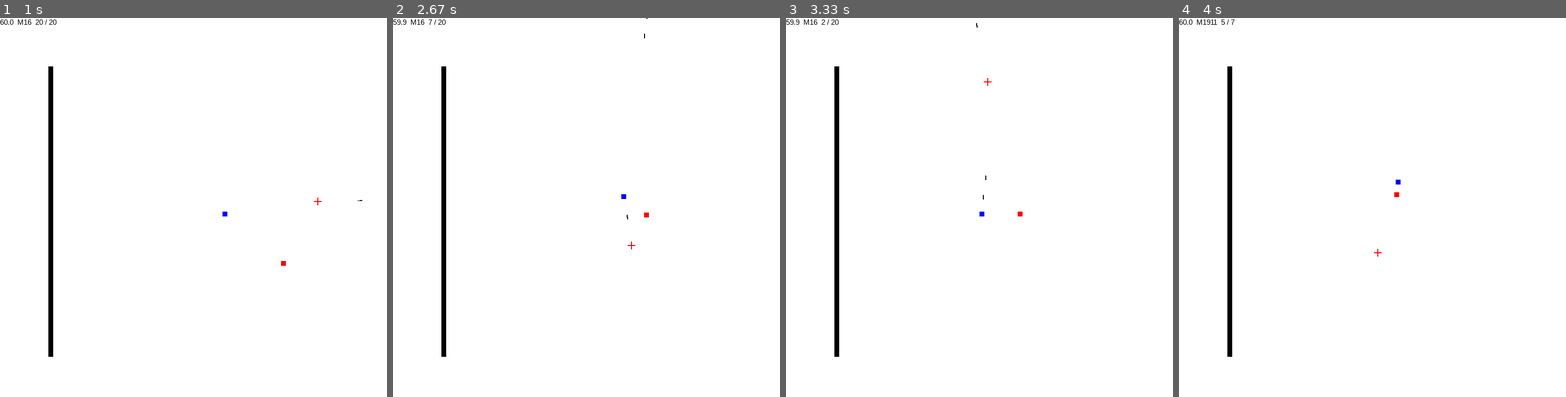
Above: before the commit, frames 1-4 (left to right).
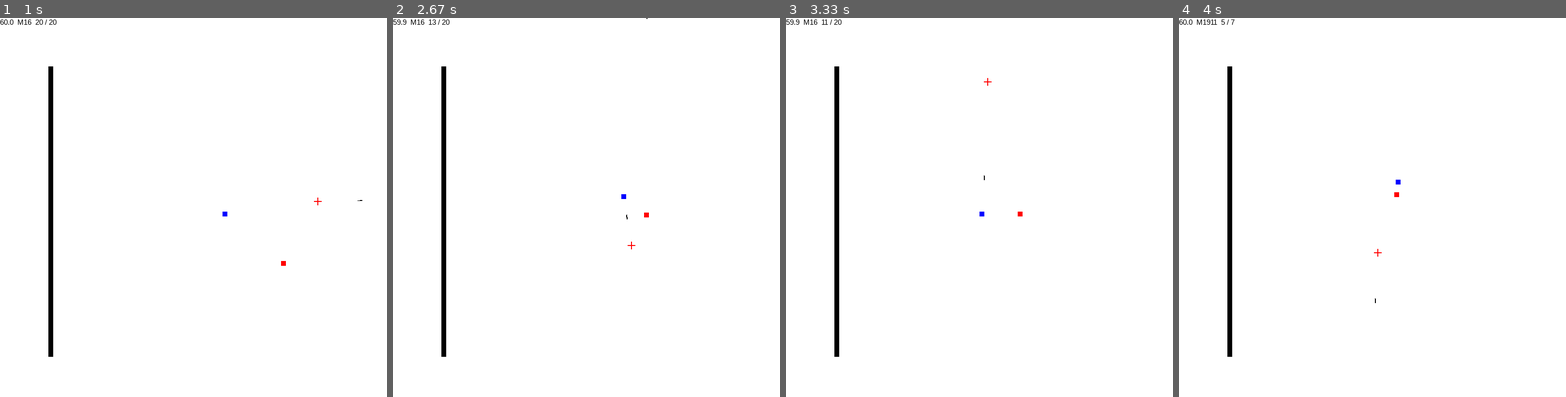
Above: after the commit, the same moments.

Repository: zwang20/Chaos
Game: pygame game, started from chaos.py
Same seed, same stepped clock (60 frames per second), same inputs: the game is played once before the commit and once after it.
Inputs (mouse positions are in pixels of both pictures, inside the frame that each line leads up to):
- Up to frame 1 (1 s): tap Space at 0.33, 0.73 s; hold Right from 0.67 s (still down); move the mouse to (317, 199) at 0.7 s; tap 2 at 0.82 s
- Up to frame 2 (2.67 s): tap Space at 1.03, 1.23, 1.57, 1.87, 2.07, 2.37, 2.63 s; release Right at 1.13 s; hold Up 1.17-1.47 s; move the mouse to (493, 215) at 1.2 s; hold Right 1.5-1.97 s; move the mouse to (466, 154) at 1.53 s; hold Left 2-2.53 s; move the mouse to (644, 74) at 2.03 s; tap 2 at 2.15 s; hold Down from 2.57 s (still down); move the mouse to (632, 245) at 2.6 s
- Up to frame 3 (3.33 s): release Down at 2.87 s; hold Left 2.9-3.3 s; move the mouse to (987, 82) at 2.93 s; tap Space at 2.97, 3.27 s
- Up to frame 4 (4 s): hold Up 3.33-3.7 s; move the mouse to (1233, 199) at 3.37 s; tap Space at 3.4, 3.8 s; tap 2 at 3.48 s; hold Right from 3.73 s (still down); move the mouse to (1376, 252) at 3.77 s; tap 1 at 3.88 s

Frame 1 is identical in both runs. In frame 2, less than 0.1% of the frame differs, in the area x 9-66%, y 0-54%; in frame 3, less than 0.1%, in the area x 9-52%, y 0-48%; in frame 4, less than 0.1%.

Commit message:
minor changes

Diff:
--- a/chaos.py
+++ b/chaos.py
@@ -317,7 +317,7 @@
     # weapons
     weapons = {
     0: {'name': 'M1911', 'max_ammo': 7,  'cooldown_time': 10, 'reload_time': 60 , 'ammo' : 7 , 'sound': pistol_sound},
-    1: {'name': 'M16'  , 'max_ammo': 20, 'cooldown_time': 2 , 'reload_time': 180, 'ammo' : 20, 'sound': rifle_sound }
+    1: {'name': 'M16'  , 'max_ammo': 20, 'cooldown_time': 5 , 'reload_time': 180, 'ammo' : 20, 'sound': rifle_sound }
     }
 
     Block(100, 100, 10, 600)
@@ -414,6 +414,7 @@
             pygame.draw.line(game_display, BLACK, (player.rect.x+Player.width/2, player.rect.y +
                                                    player.height/2), (mouse_pos[0]+temp_spread_x, mouse_pos[1]+temp_spread_y), 2)
             cooldown = 0
+            weapons[player.weapon]['ammo'] = 1
 
 
         player.angle = Player.get_angle(player)
